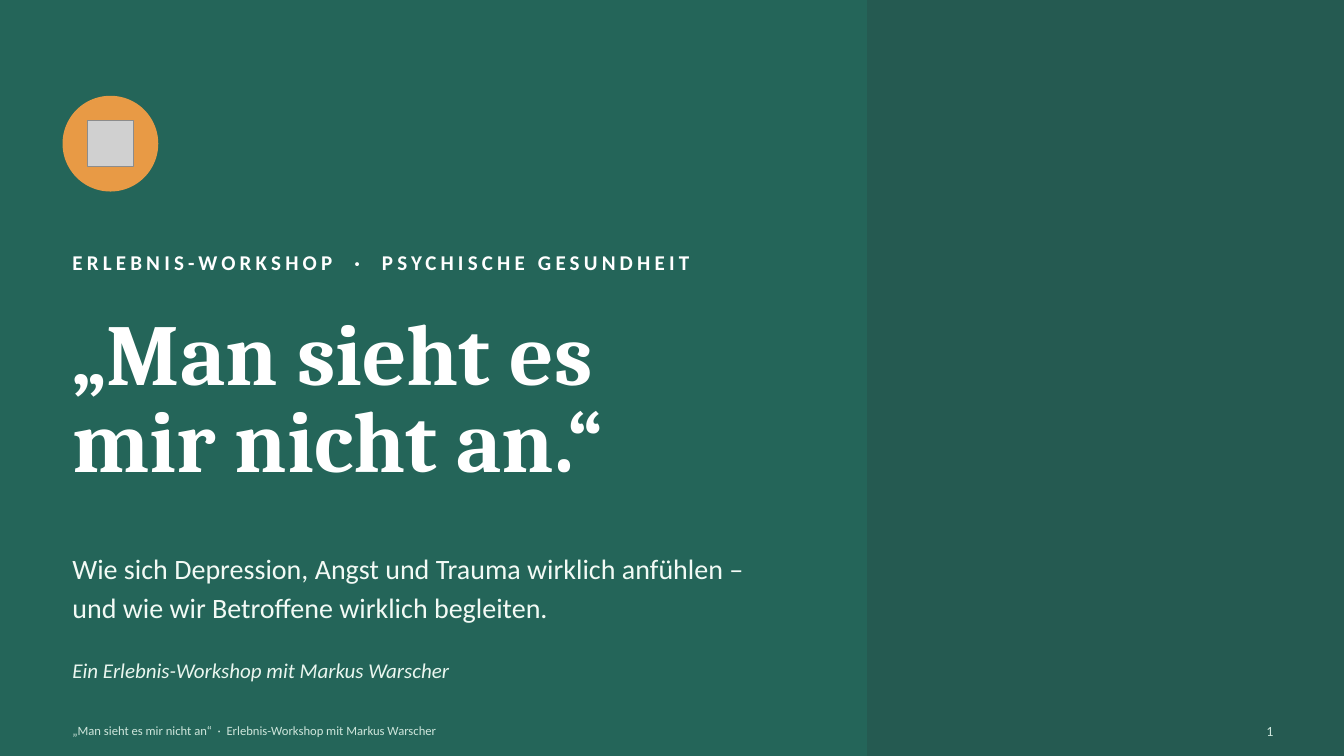
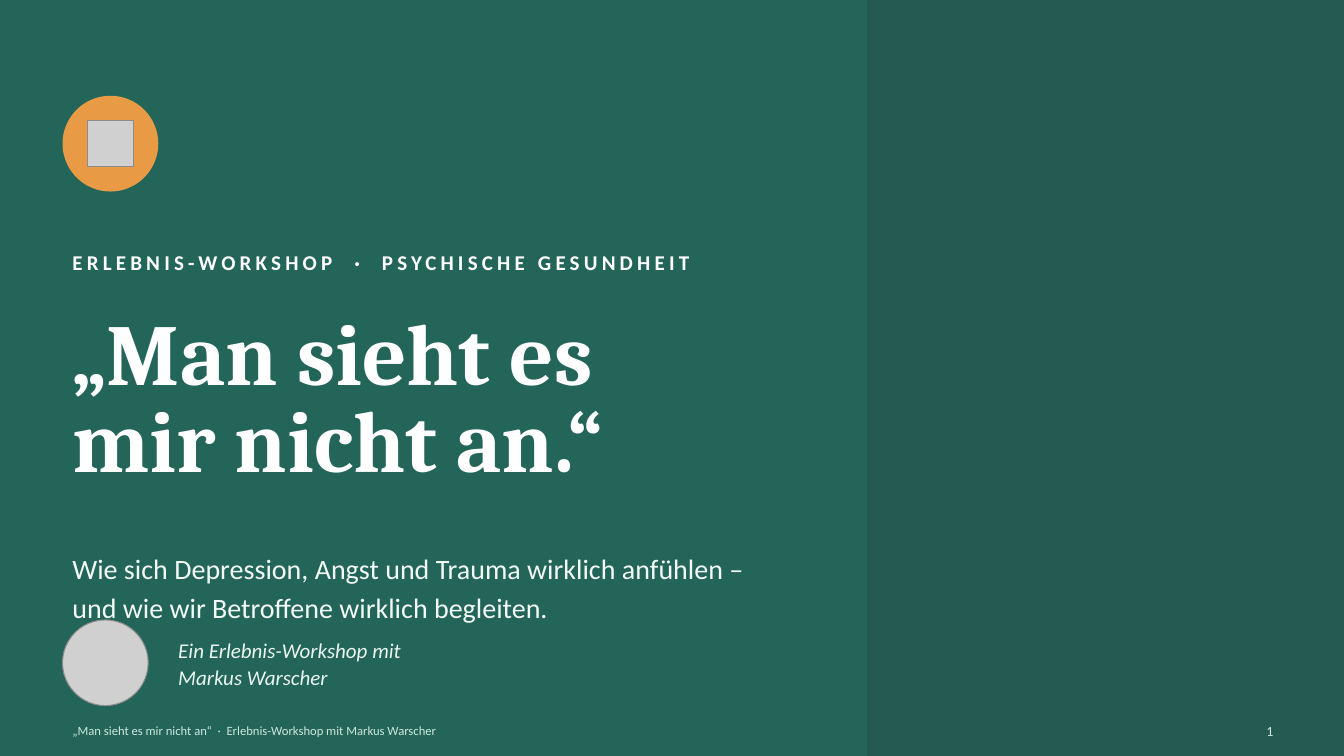
Before and after one commit to warscher80/spanwerk-datenschutz, a slide deck: slide 1 of workshop-psychische-gesundheit/Foliensatz_Man-sieht-es-mir-nicht-an.pptx. Drawn at 1344x756 pixels with LibreOffice and Linux fonts; fonts in the diff are those of the drawing; grey boxes stand for pictures; background and template pictures are left out; a plain dark background stands for a picture behind light text. Boxes give left, top, right and bottom in pixels: in the first picture for what was removed or moved away, otherwise in the second. Text is boxed around its words. In the diff, an @@ line names an element or a change of style, - is before the commit and + after.

```diff
--- a/workshop-psychische-gesundheit/Foliensatz_Man-sieht-es-mir-nicht-an.pptx
+++ b/workshop-psychische-gesundheit/Foliensatz_Man-sieht-es-mir-nicht-an.pptx
@@ picture added at bbox=[63, 620, 148, 706] @@
@@ text at bbox=[178, 643, 400, 685]: text changed @@
-Ein Erlebnis-Workshop mit Markus Warscher
+Ein Erlebnis-Workshop mit
+Markus Warscher
```
Also in this commit, not shown: 1 other slide changed, 1 other file.
